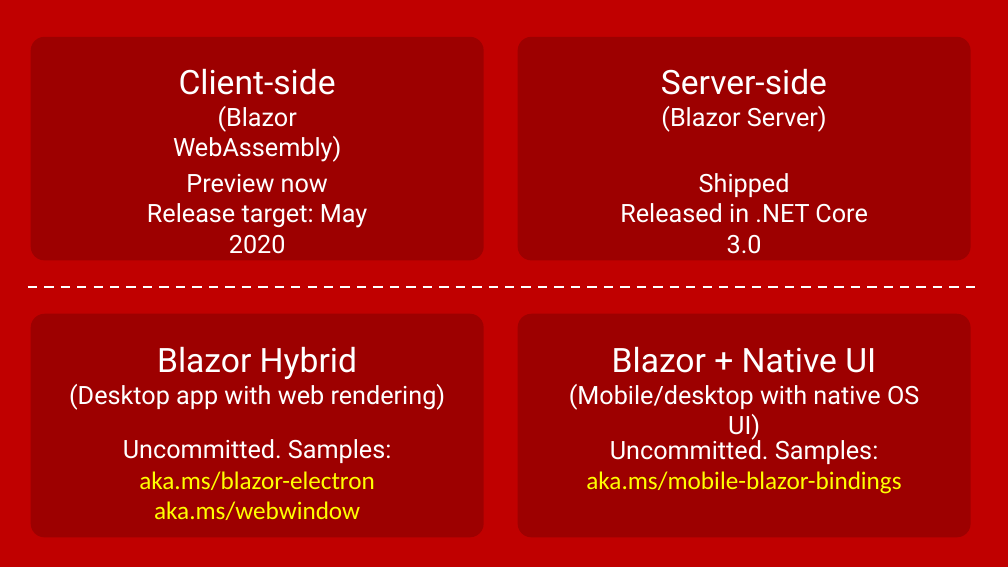
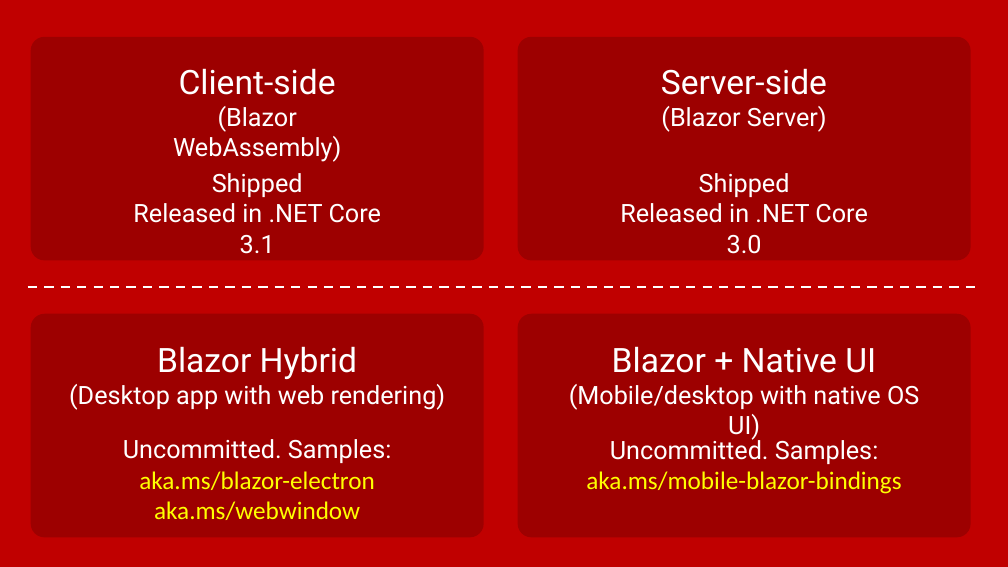
Before and after one commit to pulcher/blazor-playground, a slide deck: slide 22 of talks/houston/intro-to-blazor.pptx (slide 16 before the commit). Drawn at 1008x567 pixels with LibreOffice and Linux fonts; fonts in the diff are those of the drawing. Boxes give left, top, right and bottom in pixels: in the first picture for what was removed or moved away, otherwise in the second. Text is boxed around its words. In the diff, an @@ line names an element or a change of style, - is before the commit and + after.

```diff
--- a/talks/houston/intro-to-blazor.pptx
+++ b/talks/houston/intro-to-blazor.pptx
@@ text at [133,173,381,254]: text changed @@
-Preview now
-Release target: May 2020
+Shipped
+Released in .NET Core 3.1
```
Also in this commit, not shown: 4 other slides changed, 6 slides added.
